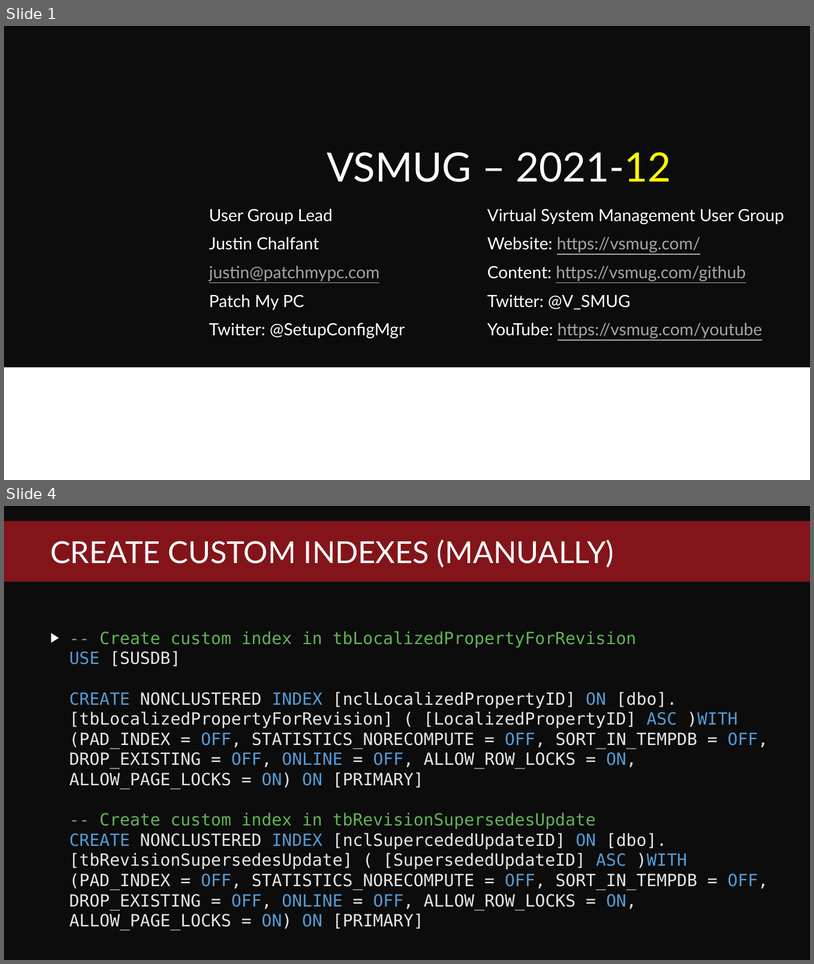
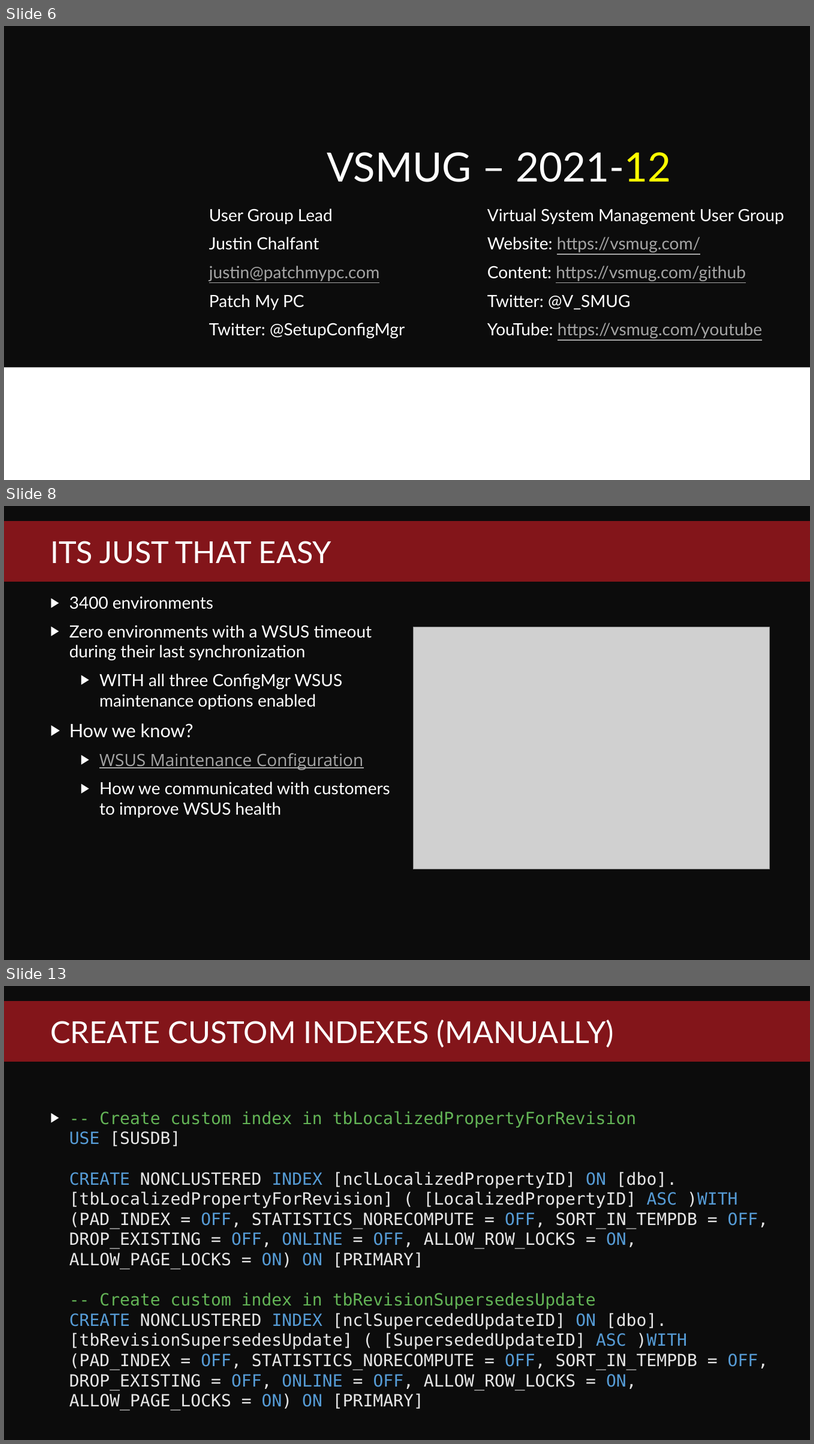
Before and after one commit to PatchMyPCTeam/VSMUG, a slide deck: 2021-12/Top 10 Tips for Optimizing WSUS/VSMUG-2021-12-WSUS-Top-10-Tips.pptx. Shown one above the other, each under a label of ours: slides 1 and 4 before the commit, slides 6, 8 and 13 after it; the slides between them are not shown. The pictures are 814x964 and 814x1444 pixels, drawn with LibreOffice and Linux fonts; fonts in the diff are those of the drawing; grey boxes stand for pictures; background and template pictures are left out. Boxes give left, top, right and bottom in pixels: in the first picture for what was removed or moved away, otherwise in the second. Text is boxed around its words. In the diff, an @@ line names an element or a change of style, - is before the commit and + after.

```diff
--- a/2021-12/Top 10 Tips for Optimizing WSUS/VSMUG-2021-12-WSUS-Top-10-Tips.pptx
+++ b/2021-12/Top 10 Tips for Optimizing WSUS/VSMUG-2021-12-WSUS-Top-10-Tips.pptx
@@ slide 8 added at [4,506,810,960], background picture (left out); not listed: 1 template element that a slide beside it also shows @@
@@ title added at [50,541,332,564], 36 pt, text #FFFFFF @@
+ITS JUST THAT EASY
@@ text added at [69,596,390,817], 20 pt, text #FFFFFF @@
+▶ 3400 environments
+▶ Zero environments with a WSUS timeout during their last synchronization
+  ▶ WITH all three ConfigMgr WSUS maintenance options enabled
+▶ How we know?
+  ▶ WSUS Maintenance Configuration
+  ▶ How we communicated with customers to improve WSUS health
@@ picture added at [414,627,770,869] @@
@@ what was slide 1 is now slide 6 @@
@@ what was slide 4 is now slide 13 @@
```
Also in this commit, not shown: 4 slides changed, 17 other slides added.
